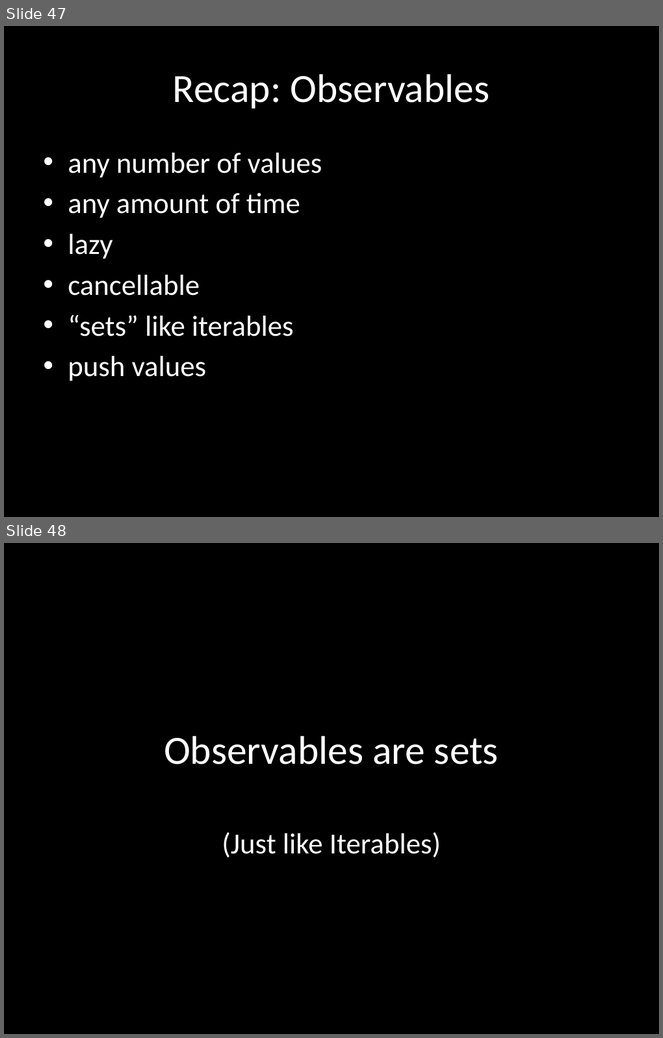
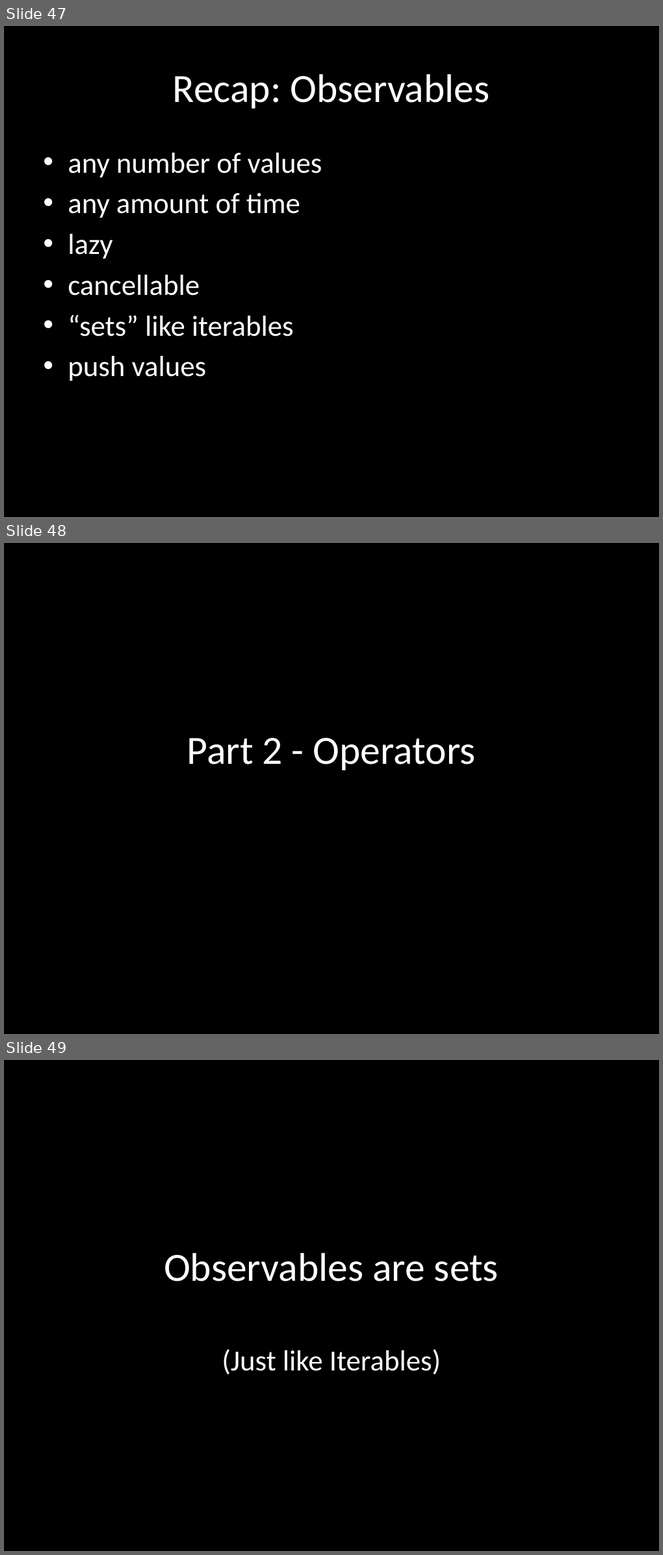
Before and after one commit to benlesh/rxjs-workshop-angular, a slide deck: rxjs-workshop.pptx. Shown one above the other, each under a label of ours: slides 47 and 48 before the commit, slides 47, 48 and 49 after it. The pictures are 663x1038 and 663x1555 pixels, drawn with LibreOffice and Linux fonts; fonts in the diff are those of the drawing. Boxes give left, top, right and bottom in pixels: in the first picture for what was removed or moved away, otherwise in the second. Text is boxed around its words. In the diff, an @@ line names an element or a change of style, - is before the commit and + after.

```diff
--- a/rxjs-workshop.pptx
+++ b/rxjs-workshop.pptx
@@ slide 48 added at [4,543,659,1034], background #000000 @@
@@ title added at [187,738,476,771], 44 pt, text #FFFFFF @@
+Part 2 - Operators
@@ what was slide 48 is now slide 49 @@
```
Also in this commit, not shown: 3 slides changed, 40 other slides added, 1 other file.
